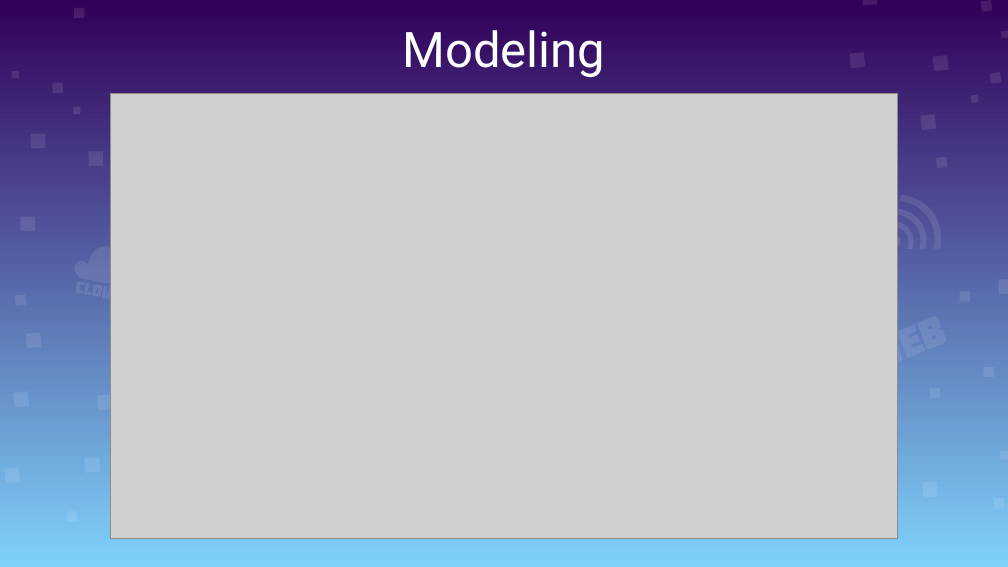
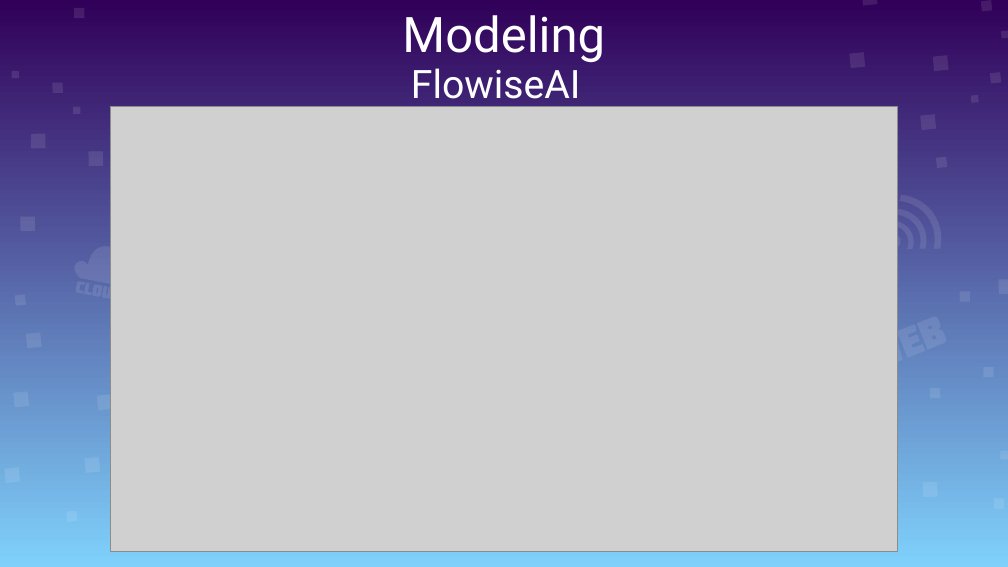
Before and after one commit to meohoangdeptrai1407/Thesis_Psychology, a slide deck: slide 26 of Therapy Chatbot V2.pptx (slide 25 before the commit). Drawn at 1008x567 pixels with LibreOffice and Linux fonts; fonts in the diff are those of the drawing; grey boxes stand for pictures. Boxes give left, top, right and bottom in pixels: in the first picture for what was removed or moved away, otherwise in the second. Text is boxed around its words. In the diff, an @@ line names an element or a change of style, - is before the commit and + after.

```diff
--- a/Therapy Chatbot V2.pptx
+++ b/Therapy Chatbot V2.pptx
@@ text "Modeling": place and size @@
-text "Modeling" at bbox=[402, 30, 605, 78]
+text "Modeling" at bbox=[402, 15, 605, 63]
@@ text added at bbox=[411, 68, 581, 108], 28 pt, text #FFFFFF @@
+FlowiseAI
@@ picture: place and size @@
-picture at bbox=[111, 94, 897, 539]
+picture at bbox=[111, 107, 897, 552]
```
Also in this commit, not shown: 7 other slides changed, 4 slides added, 3 slides removed.
